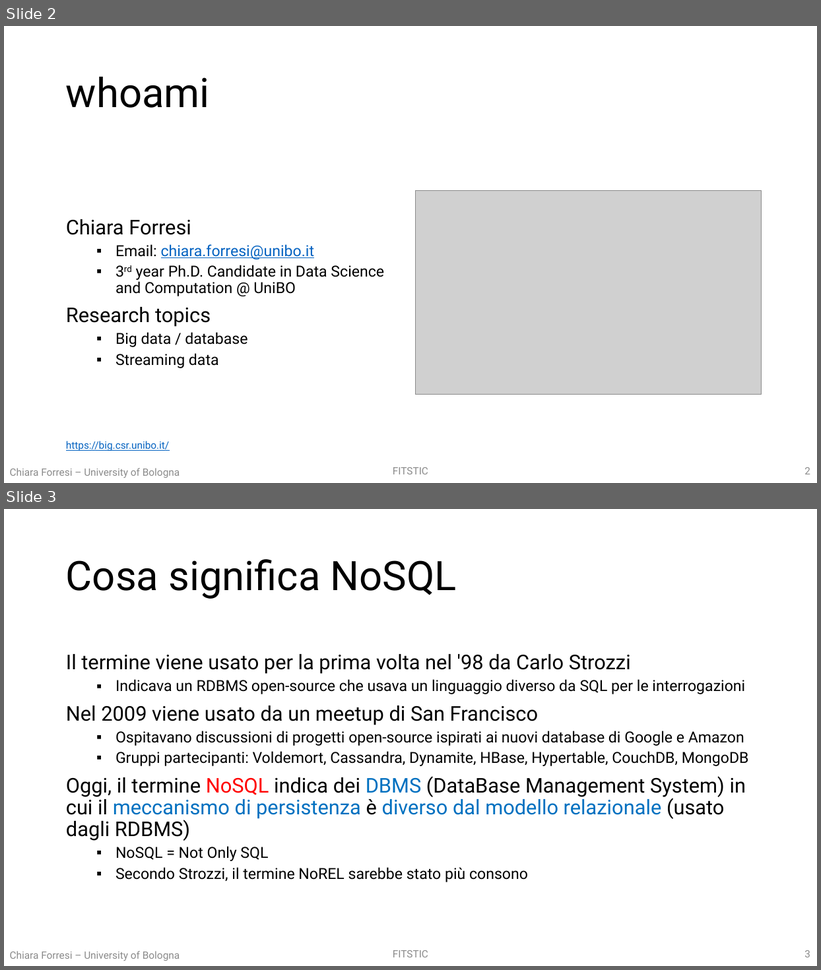
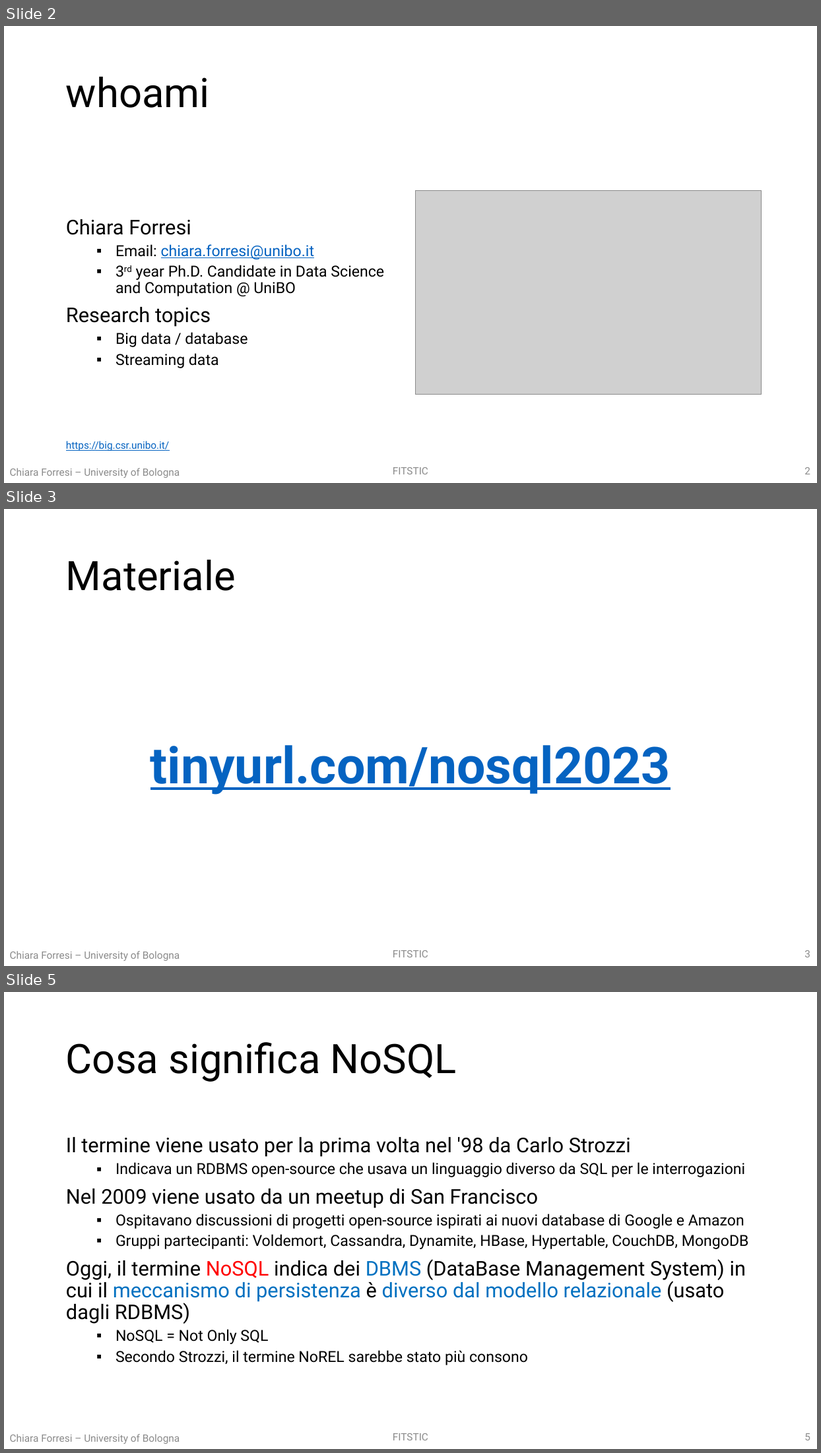
Before and after one commit to w4bo/teaching-nosql, a slide deck: slides/01 - T1 - I database NoSQL.pptx. Shown one above the other, each under a label of ours: slides 2 and 3 before the commit, slides 2, 3 and 5 after it; the slides between them are not shown. The pictures are 821x970 and 821x1453 pixels, drawn with LibreOffice and Linux fonts; fonts in the diff are those of the drawing; grey boxes stand for pictures. Boxes give left, top, right and bottom in pixels: in the first picture for what was removed or moved away, otherwise in the second. Text is boxed around its words. In the diff, an @@ line names an element or a change of style, - is before the commit and + after.

```diff
--- a/slides/01 - T1 - I database NoSQL.pptx
+++ b/slides/01 - T1 - I database NoSQL.pptx
@@ slide 3 added at (x1=4, y1=509, x2=817, y2=966), background #FFFFFF; not listed: 3 template elements that a slide beside it also shows @@
@@ title added at (x1=66, y1=559, x2=236, y2=591), 48 pt, text #000000 @@
+Materiale
@@ text added at (x1=151, y1=745, x2=671, y2=795), 60 pt, text #0563C1, bold, underline @@
+tinyurl.com/nosql2023
@@ what was slide 3 is now slide 5 @@
@@ page number at (x1=805, y1=1434, x2=811, y2=1441): text changed @@
-3
+5
```
Also in this commit, not shown: 1 slide changed, 1 other slide added, 1 other file.
